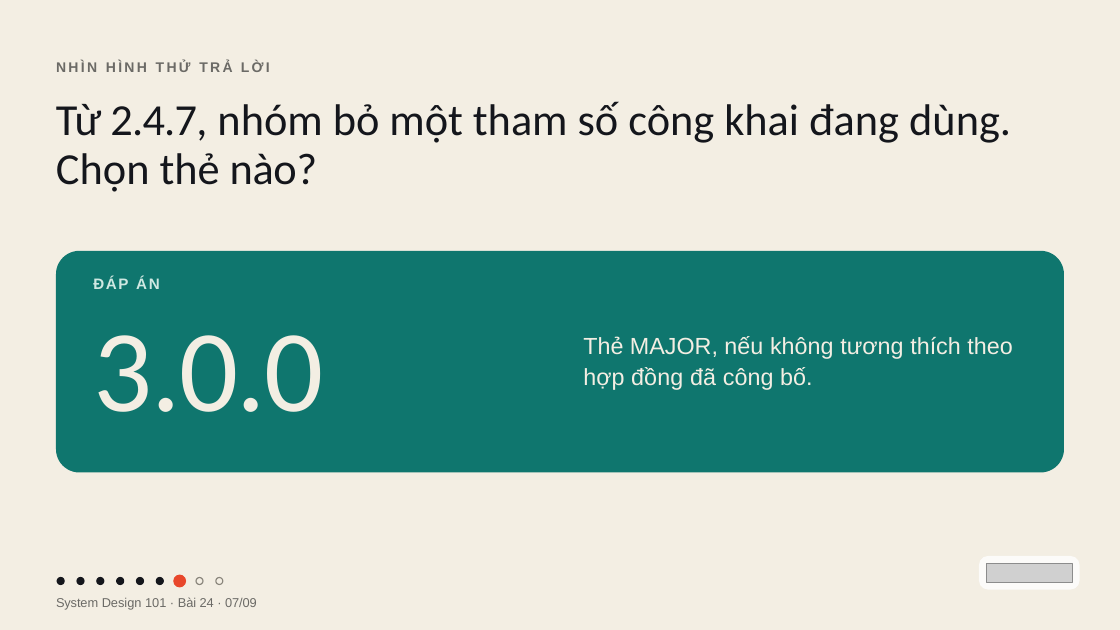
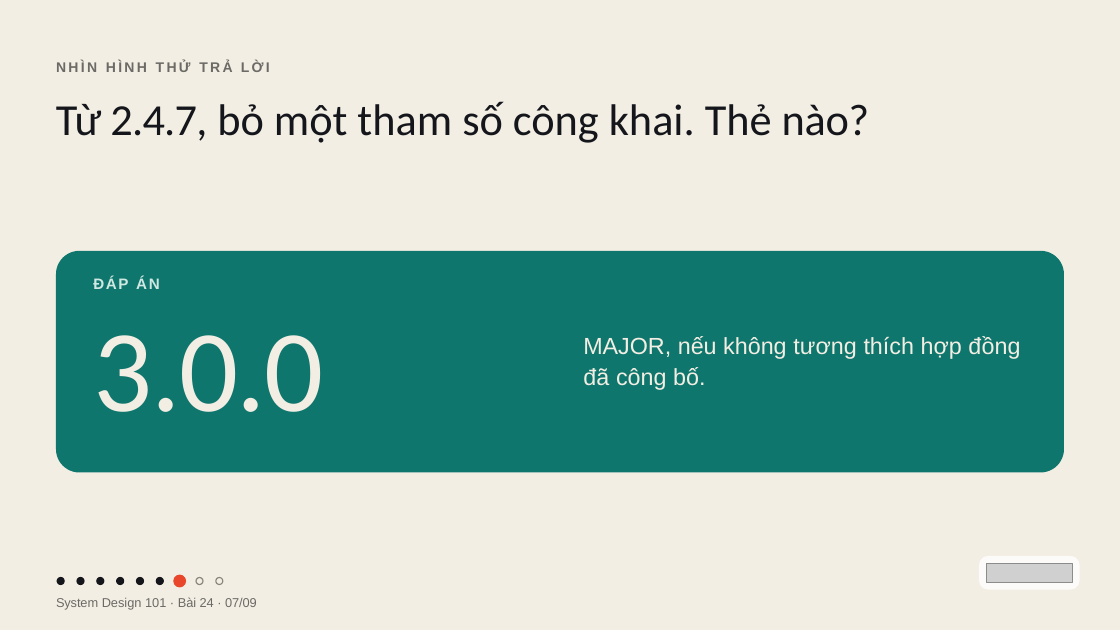
Before and after one commit to vohoailinh90/tool-marketing-studio, a slide deck: slide 7 of system-design-101/vi/lessons/sd-01-024/slides/sd-01-024.pptx. Drawn at 1120x630 pixels with LibreOffice and Linux fonts; fonts in the diff are those of the drawing; grey boxes stand for pictures. Boxes give left, top, right and bottom in pixels: in the first picture for what was removed or moved away, otherwise in the second. Text is boxed around its words. In the diff, an @@ line names an element or a change of style, - is before the commit and + after.

```diff
--- a/system-design-101/vi/lessons/sd-01-024/slides/sd-01-024.pptx
+++ b/system-design-101/vi/lessons/sd-01-024/slides/sd-01-024.pptx
@@ text at (x1=56, y1=101, x2=870, y2=143): text changed @@
-Từ 2.4.7, nhóm bỏ một tham số công khai đang dùng. Chọn thẻ nào?
+Từ 2.4.7, bỏ một tham số công khai. Thẻ nào?
@@ text at (x1=583, y1=336, x2=1020, y2=390): text changed @@
-Thẻ MAJOR, nếu không tương thích theo hợp đồng đã công bố.
+MAJOR, nếu không tương thích hợp đồng đã công bố.
```
Also in this commit, not shown: 1 other slide changed, 4 other files.
